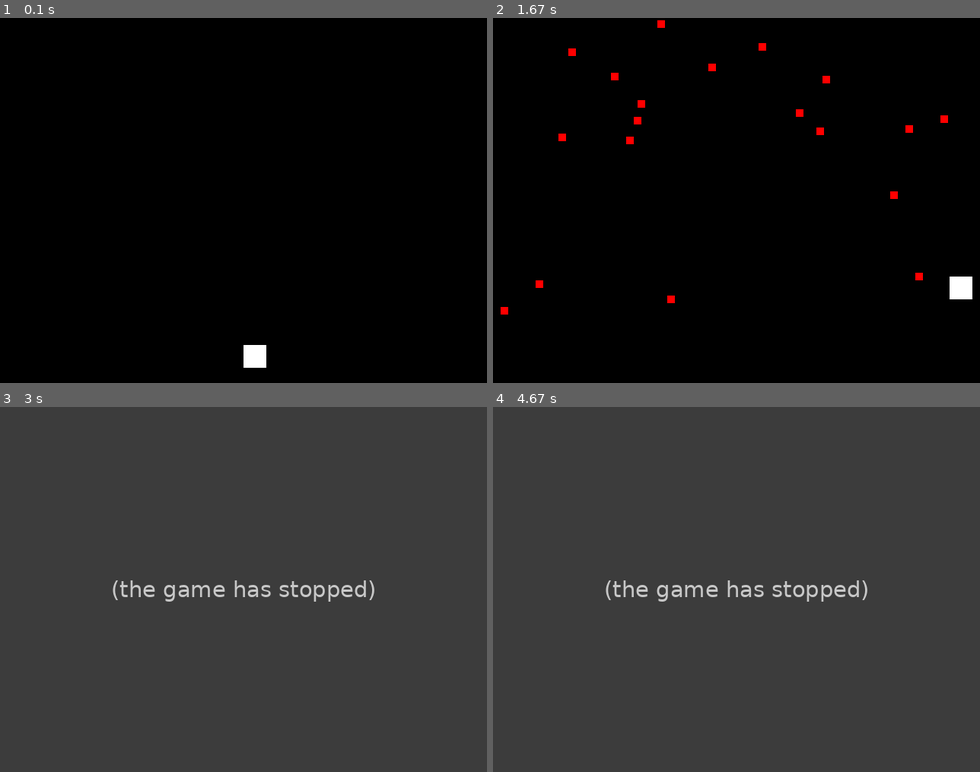
Above: before the commit, frames 1-4 (two rows, left to right).
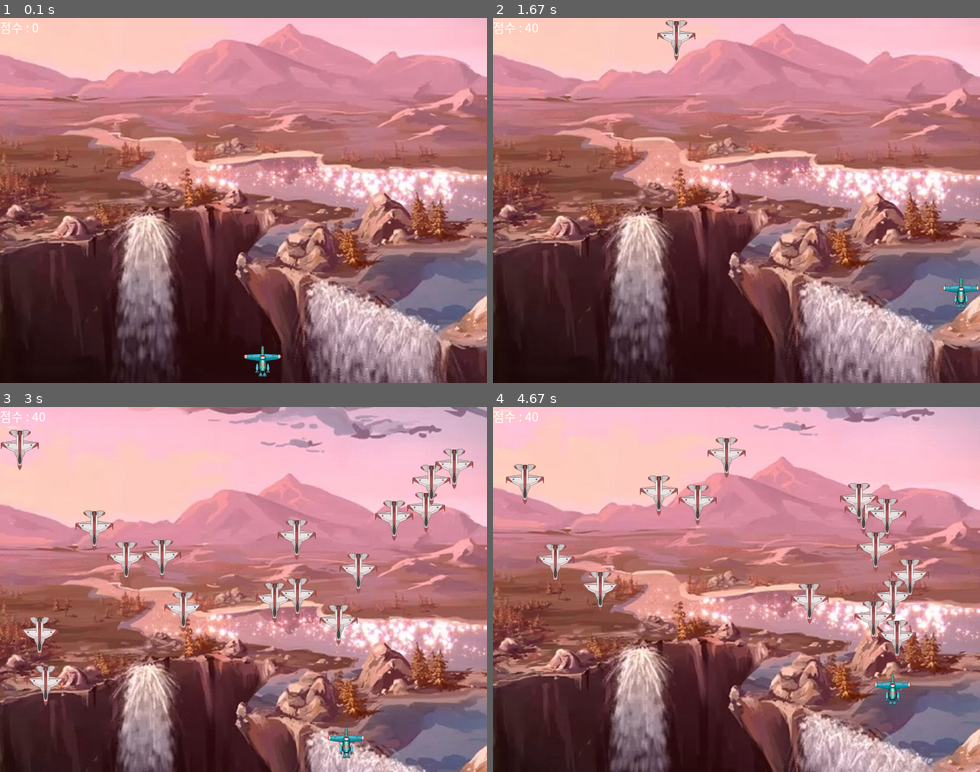
Above: after the commit, the same moments.

Repository: icesnake72/pygame
Game: pygame game, started from shoot_game_1.py
Same seed, same stepped clock (60 frames per second), same inputs: the game is played once before the commit and once after it.
Inputs:
- Up to frame 1 (0.1 s): no input
- Up to frame 2 (1.67 s): hold Space 0.33-0.8 s; hold Right 0.33-0.8 s; hold Right 0.83-1.3 s; hold Up 1.33-1.63 s
- Up to frame 3 (3 s): hold Left 2.17-2.7 s; hold Down from 2.73 s (still down)
- Up to frame 4 (4.67 s): release Down at 3.03 s; hold Left 3.07-3.47 s; hold Up 3.5-3.87 s; hold Right 3.9-4.53 s; hold Down from 4.57 s (still down)

The runs differ from the first frame. In frame 1, 100% of the frame differs, in the area x 0-100%, y 0-100%; in frame 2, 100%; in frame 3, 99%; in frame 4, 98%.
Before the commit the program exited at 2.7 s; later frames show no game.

Commit message:
슈팅게임 한글 폰트적용 완료

Diff:
--- a/ballwithclass.py
+++ b/ballwithclass.py
@@ -3,7 +3,7 @@
 '''
 
 import pygame
-import threading
+import threading, sys, os
 
 
 
@@ -15,15 +15,15 @@
     self.speed = [x for x in speed]
     self.screen_size = [x for x in screen_size]
 
-    print(self.speed)
-    print(self.screen_size)
+    # print(self.speed)
+    # print(self.screen_size)
 
   def update(self):
     # ball 객체의 위치값을 나타내는 ballrect의 값을 speed값에 의해 변경한다.
     self.rect = self.rect.move(self.speed)
 
-    print(self.rect.left, self.rect.right, self.rect.top, self.rect.bottom)
-    print(self.screen_size[0], self.screen_size[1])
+    # print(self.rect.left, self.rect.right, self.rect.top, self.rect.bottom)
+    # print(self.screen_size[0], self.screen_size[1])
 
     # ballrect의 left, right 값이 음수가 되거나, 게임영역 넓이를 넘어가면 좌우 이동 offset값의 부호를 바꾼다.
     if self.rect.left < 0 or self.rect.right > self.screen_size[0]:
@@ -45,6 +45,17 @@
   speed = [2,2]   # 공이 이동할 스피드(Pixel 단위)
   black = 0,0,0   # 이렇게 저장하면 tuple의 형태로 black이라는 변수가 초기화된다. 백그라운드 컬러를 블랙(0,0,0)으로 초기화
 
+  # 현재 실행 파일의 경로 추출
+  current_path = os.path.dirname(sys.argv[0])
+  print(current_path)
+
+  # 절대 경로로 변환
+  absolute_path = os.path.abspath(current_path)
+  print(absolute_path)
+
+  # 폰트 파일(ttf) Path 구하기 :
+  font_filepath = os.path.join(absolute_path, 'NanumGothic.ttf')
+
   pygame.init()
 
   ball = Ball('intro_ball.gif', (2,2), (SCREEN_WIDTH, SCREEN_HEIGHT))
@@ -53,12 +64,11 @@
   all_sprites.add(ball)
 
   # 폰트 객체를 생성하고 초기화한다.
-  font = pygame.font.Font(None, 24)
+  font = pygame.font.Font(font_filepath, 24)
 
   # 게임 영역 지정하고 메인 서피스 객체를 생성
   screen = pygame.display.set_mode(screen_size)
   clock = pygame.time.Clock()
-
 
   # 루프를 반복하거나 탈출하기 위한 Flag(switch)변수를 초기화.
   running = True
@@ -77,7 +87,7 @@
         running = False
 
     # ballrect정보를 화면에 출력하기 위해 text Surface 객체를 생성한다.
-    text = font.render(f"Ball Position : (x={ball.rect.x}), (y={ball.rect.y},speed=({ball.speed}))",
+    text = font.render(f"공위치 : (x={ball.rect.x}), (y={ball.rect.y},속도=({ball.speed}))",
                       True, # anti-alias
                       (255, 255, 255)) # text color
 
@@ -96,5 +106,5 @@
     screen.blit(text, (0, 0))
 
     # display모듈의 update()함수는 screen Surface 객체를 윈도우에 나타낸다
-    #pygame.display.update(ballrect)
+    # pygame.display.update(ballrect)
     pygame.display.flip()
--- /dev/null
+++ b/sec05.py
@@ -0,0 +1,217 @@
+from typing import Any
+import pygame
+
+
+# Pygame 초기화
+pygame.init()
+
+# 화면 크기 설정
+screen_width = 800
+screen_height = 600
+screen = pygame.display.set_mode((screen_width, screen_height))
+pygame.display.set_caption("Jumping Character Example")
+
+# 주인공 캐릭터 클래스 정의
+class Character(pygame.sprite.Sprite):
+  def __init__(self, x, y):
+      super().__init__()
+      self.image = pygame.Surface((50, 50))
+      self.image.fill((255, 0, 0))  # 빨간색
+      self.rect = self.image.get_rect()
+      self.rect.x = x
+      self.rect.y = y
+      self.velocity_y = 0
+      self.is_jumping = False
+      self.jump_power = -20
+      self.gravity = 0.5
+      self.spaceKeyPressed = False
+
+
+  def update(self):
+    # 키 입력 처리
+    keys = pygame.key.get_pressed()
+    if keys[pygame.K_LEFT]:
+      self.rect.x -= 3
+
+    if keys[pygame.K_RIGHT]:
+      self.rect.x += 3
+
+    # for key, pressed in enumerate(keys):
+    #   if pressed:
+    #     print(f"Key {pygame.key.name(key)} is pressed")
+
+    if keys[pygame.K_SPACE] and not self.is_jumping and not self.spaceKeyPressed:# and self.isJumpable:
+      self.is_jumping = True
+      self.spaceKeyPressed = True
+      self.velocity_y = self.jump_power
+
+    # 중력 적용
+    self.velocity_y += self.gravity
+    self.rect.y += self.velocity_y
+    self.is_jumping = True
+
+    print(self.rect.y)
+
+    # 바닥 충돌 체크
+    if self.rect.bottom >= screen_height:
+      self.rect.bottom = screen_height
+      self.velocity_y = 0
+      self.is_jumping = False
+      # self.isJumpable = True
+
+    # 장애물과 충돌 체크
+    hits = pygame.sprite.spritecollide(self, obstacles, False)
+    if len(hits):
+      for hit in hits:
+        if self.velocity_y > 0:   # 내려오는 중이면...
+          self.rect.y = hit.rect.top - self.rect.height
+          self.velocity_y = 0
+          self.is_jumping = False
+          # self.isJumpable = True
+
+    if self.rect.left < 0:
+      self.rect.left = 0
+
+    if self.rect.right > screen_width:
+      self.rect.right = screen_width
+
+
+
+    # self.last_key = keys # pygame.key.get_pressed()
+
+  def checkJumpOver(self, event):
+    if event.type == pygame.KEYUP and self.spaceKeyPressed:
+      self.spaceKeyPressed = False
+      # self.last_key = pygame.key.name(event.key)
+      # self.last_key = pygame.key.get_pressed()
+
+      # print(self.last_key)
+
+# 장애물 클래스 정의
+class Obstacle(pygame.sprite.Sprite):
+  def __init__(self, x, y, width, height):
+      super().__init__()
+      self.image = pygame.Surface((width, height))
+      self.image.fill((0, 0, 255))  # 파란색
+      self.rect = self.image.get_rect()
+      self.rect.x = x
+      self.rect.y = y
+
+
+class Enemy(pygame.sprite.Sprite):
+  def __init__(self, x, y, width, height) -> None:
+    super().__init__()
+    self.image = pygame.Surface((width, height))
+    self.image.fill((0, 255, 0))
+    self.rect = self.image.get_rect()
+    self.rect.x = x
+    self.rect.y = y
+
+  def update(self) -> None:
+    pass
+
+
+class EnemyLv1(pygame.sprite.Sprite):
+  def __init__(self, x, y, width, height) -> None:
+    super().__init__()
+    self.image = pygame.Surface((width, height))
+    self.image.fill((0, 255, 0))
+    self.rect = self.image.get_rect()
+    self.rect.x = x
+    self.rect.y = y
+    self.speed = 5
+
+  def update(self) -> None:
+    self.rect.left += self.speed
+
+    if self.rect.left <= 0 or self.rect.right >= screen_width:
+      self.speed = -self.speed
+
+
+
+
+# 그라디언트 함수
+def create_gradient(start_color, end_color, width, height):
+  gradient = pygame.Surface((width, height))
+
+  for y in range(height):
+    r = start_color[0] + (end_color[0] - start_color[0]) * y / height
+    g = start_color[1] + (end_color[1] - start_color[1]) * y / height
+    b = start_color[2] + (end_color[2] - start_color[2]) * y / height
+    line_color = (r, g, b)
+    print(line_color)
+    pygame.draw.line(gradient, line_color, (0, y), (width, y))
+
+  return gradient
+
+
+
+
+# 배경 스크롤 속도 설정
+background_scroll_speed = -3
+
+# 주인공 캐릭터 생성
+character = Character(100, 100)
+enemy = EnemyLv1(400, screen_height-50, 50, 50)
+
+# 장애물 생성
+obstacle = Obstacle(300, 300, 100, 20)
+
+# 스프라이트 그룹 생성
+all_sprites = pygame.sprite.Group()
+
+# 장애물 그룹 생성
+obstacles = pygame.sprite.Group()
+obstacles.add(obstacle)
+
+# enemy group 생성
+enemies = pygame.sprite.Group()
+enemies.add(enemy)
+
+all_sprites.add(character, obstacle, enemy)
+
+# 배경 그라디언트 생성
+start_color = (0, 0, 255)  # 시작 색상 (파란색)
+end_color = (255, 255, 255)  # 종료 색상 (흰색)
+background_gradient = create_gradient(start_color, end_color, screen_width, screen_height*2)
+
+# 배경 위치 초기화
+background_y = 0#background_gradient.get_rect().h // 2
+
+# 게임 루프
+running = True
+clock = pygame.time.Clock()
+while running:
+    # 이벤트 처리
+    for event in pygame.event.get():
+      if event.type == pygame.QUIT:
+        running = False
+      elif event.type == pygame.KEYUP:
+        character.checkJumpOver(event)
+          # print(f'Key {pygame.key.name(event.key)} is pressed.')
+
+    # 게임 로직 업데이트
+    all_sprites.update()
+
+    # 충돌 체크
+    if pygame.sprite.spritecollide(character, enemies, True):
+      running = False
+
+    # 배경 스크롤
+    background_y += background_scroll_speed
+    if background_y < -screen_height or background_y >= 0:
+      background_scroll_speed = -background_scroll_speed
+
+    # 게임 화면 업데이트
+    screen.blit(background_gradient, (0, background_y))
+
+
+    # 게임 화면 업데이트
+    all_sprites.draw(screen)
+    pygame.display.flip()
+
+    # 초당 프레임 설정
+    clock.tick(60)
+
+# Pygame 종료
+pygame.quit()
--- a/shoot_game_1.py
+++ b/shoot_game_1.py
@@ -1,21 +1,26 @@
 import pygame
-import random
+import random, os, sys
+
 
 # 화면 크기 설정
 SCREEN_WIDTH = 640
 SCREEN_HEIGHT = 480
+
+SCROLL_SPEED = 1
 
 # 색깔 정의
 WHITE = (255, 255, 255)
 BLACK = (0, 0, 0)
 RED = (255, 0, 0)
+BLUE = (0, 0, 255)
+GREEN = (0, 255, 0)
 
 # 게임 객체 정의
 class Bullet(pygame.sprite.Sprite):
   def __init__(self, x, y):
     super().__init__()
     self.image = pygame.Surface((5, 5))
-    self.image.fill(WHITE)
+    self.image.fill(GREEN)
     self.rect = self.image.get_rect()
     self.rect.centerx = x
     self.rect.bottom = y
@@ -30,8 +35,9 @@
 class Player(pygame.sprite.Sprite):
   def __init__(self, bullets:pygame.sprite.Group=None):
     super().__init__()
-    self.image = pygame.Surface((30, 30))
-    self.image.fill(WHITE)
+    # self.image = pygame.Surface((30, 30))
+    self.image = pygame.image.load('shooter1.png').convert_alpha()
+    # self.image.fill(BLUE)
     self.rect = self.image.get_rect()
     self.rect.x = SCREEN_WIDTH // 2
     self.rect.y = SCREEN_HEIGHT - 50
@@ -65,8 +71,9 @@
 class Enemy(pygame.sprite.Sprite):
   def __init__(self):
     super().__init__()
-    self.image = pygame.Surface((10, 10))
-    self.image.fill(RED)
+    # self.image = pygame.Surface((10, 10))
+    # self.image.fill(BLACK)
+    self.image = pygame.image.load('enemy1.png').convert_alpha()
     self.rect = self.image.get_rect()
     self.rect.x = random.randint(0, SCREEN_WIDTH - 50)
     self.rect.y = 0
@@ -77,10 +84,30 @@
     if self.rect.top > SCREEN_HEIGHT:
       self.kill()
 
+
+# 폰트 파일 로딩
+# 현재 실행 파일의 경로 추출
+current_path = os.path.dirname(sys.argv[0])
+print(current_path)
+
+# 절대 경로로 변환
+absolute_path = os.path.abspath(current_path)
+print(absolute_path)
+
+# 폰트 파일(ttf) Path 구하기 :
+font_filepath = os.path.join(absolute_path, 'NanumGothic.ttf')
+
 # 게임 초기화
 pygame.init()
+
+clock = pygame.time.Clock()
+
 screen = pygame.display.set_mode((SCREEN_WIDTH, SCREEN_HEIGHT))
-clock = pygame.time.Clock()
+
+# 배경
+background = pygame.image.load('background1.jpg')
+back_y_pos = -(background.get_rect().height - SCREEN_HEIGHT)
+scroll_speed = SCROLL_SPEED
 
 # 스프라이트 그룹 초기화
 all_sprites = pygame.sprite.Group()
@@ -91,8 +118,16 @@
 player = Player(bullets)
 all_sprites.add(player)
 
+font = pygame.font.Font(font_filepath, 16)
+font_over = pygame.font.FontType(font_filepath, 50)
+
+back_y_pos = -(background.get_rect().height - SCREEN_HEIGHT)
+score = 0
+game_over = False
+life = 3
+
+running = True
 # 게임 루프
-running = True
 while running:
   clock.tick(60)
   # 이벤트 처리
@@ -100,6 +135,32 @@
     if event.type == pygame.QUIT:
       running = False
 
+
+  # 배경 스크롤
+  back_y_pos += scroll_speed
+  if back_y_pos >= 0:
+    back_y_pos = 0
+
+
+  if game_over:
+    keys = pygame.key.get_pressed()
+    if keys[pygame.K_r]:
+      game_over = False
+      score = 0
+      life = 3
+      back_y_pos = -(background.get_rect().height - SCREEN_HEIGHT)
+
+    screen.blit(background, (0, back_y_pos))
+    screen.blit(text, (0, 0))
+    over = font_over.render("Game Over", True, (255,255,0))
+    restart = font.render("Press R to Continue", True, (255,0,0))
+    screen.blit(over, ((SCREEN_WIDTH-over.get_rect().width)//2, (SCREEN_HEIGHT-over.get_rect().height)//2))
+    screen.blit(restart, ((SCREEN_WIDTH-restart.get_rect().width)//2, (SCREEN_HEIGHT-over.get_rect().height)//2+80))
+    screen.blit(text, (0, 0))
+    pygame.display.flip()
+    continue
+
+
   # 새로운 적 생성
   if random.randint(1, 100) <= 20:
     enemy = Enemy()
@@ -111,12 +172,32 @@
 
   # 충돌 체크
   if pygame.sprite.spritecollide(player, enemies, True):
-    running = False
+    back_y_pos = -(background.get_rect().height - SCREEN_HEIGHT)
+    for enemy in enemies:
+      enemy.kill()
+    life -= 1
+    if life == 0:
+      game_over = True
+
   hits = pygame.sprite.groupcollide(bullets, enemies, True, True)
   for hit in hits:
     hit.kill()
+    score += 10
+
+  # 점수 출력
+  text = font.render(f"점수 : {score}",
+                    True, # anti-alias
+                    (255, 255, 255)) # text color
 
   # 화면 그리기
-  screen.fill(BLACK)
+  # screen.fill(BLACK)
+  screen.blit(background, (0, back_y_pos))
+
   all_sprites.draw(screen)
+  screen.blit(text, (0, 0))
+
   pygame.display.flip()
+
+
+pygame.quit()
+sys.exit()
Binary file added: background1.jpg
Binary file added: enemy1.png
Binary file added: shooter1.png
Not shown, added: NanumGothic.ttf
